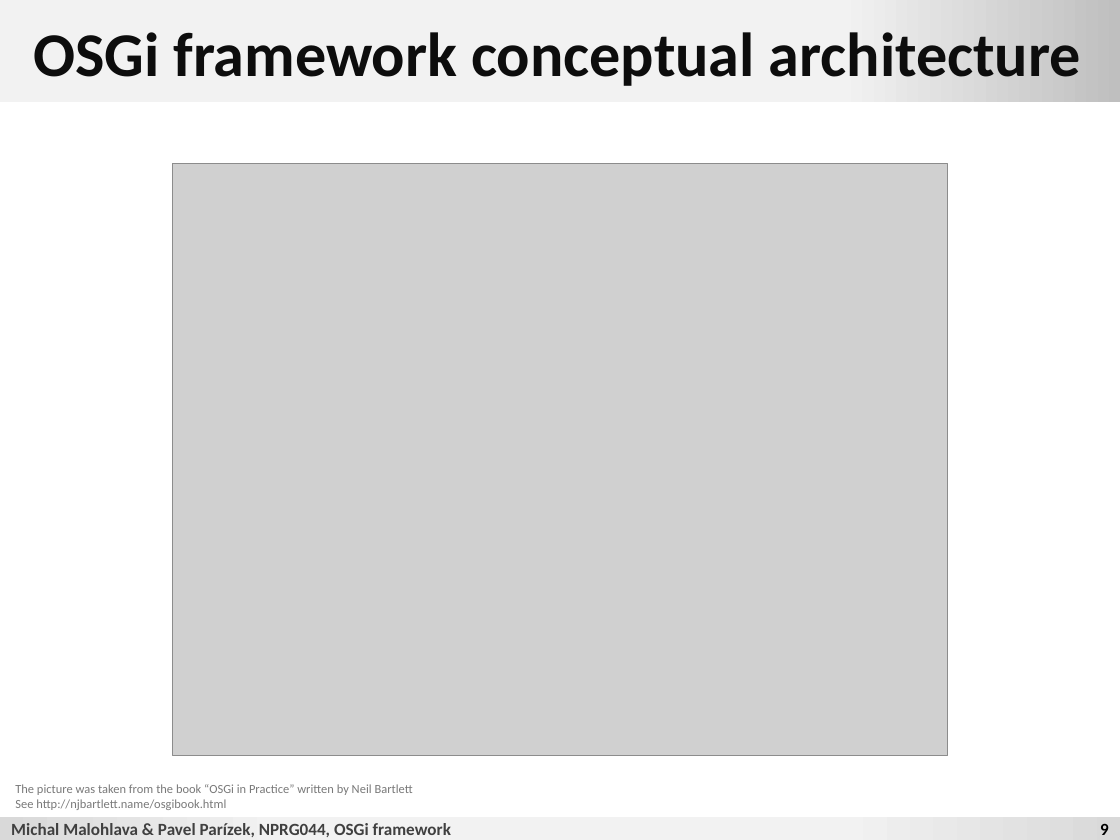
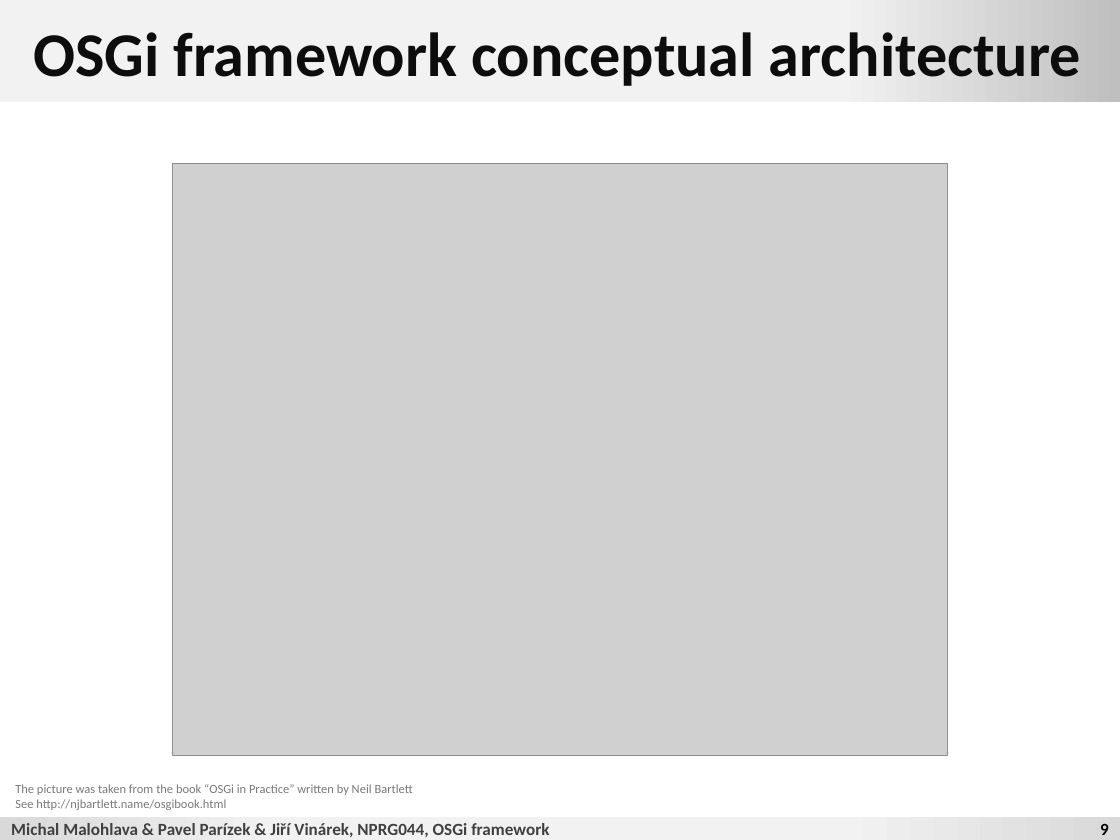
Before and after one commit to d3slect/nprg044-eclipse-platform, a slide deck: slide 9 of slides/01-osgi/01-osgi.pptx. Drawn at 1120x840 pixels with LibreOffice and Linux fonts; fonts in the diff are those of the drawing; grey boxes stand for pictures; background and template pictures are left out. Boxes give left, top, right and bottom in pixels: in the first picture for what was removed or moved away, otherwise in the second. Text is boxed around its words. In the diff, an @@ line names an element or a change of style, - is before the commit and + after.

Commit message:
updated slides - Mars version of Eclipse, OSGi console

```diff
--- a/slides/01-osgi/01-osgi.pptx
+++ b/slides/01-osgi/01-osgi.pptx
@@ text at (11,823,549,837): text changed @@
-Michal Malohlava & Pavel Parízek, NPRG044, OSGi framework
+Michal Malohlava & Pavel Parízek & Jiří Vinárek, NPRG044, OSGi framework
```
Also in this commit, not shown: 41 other slides changed.
